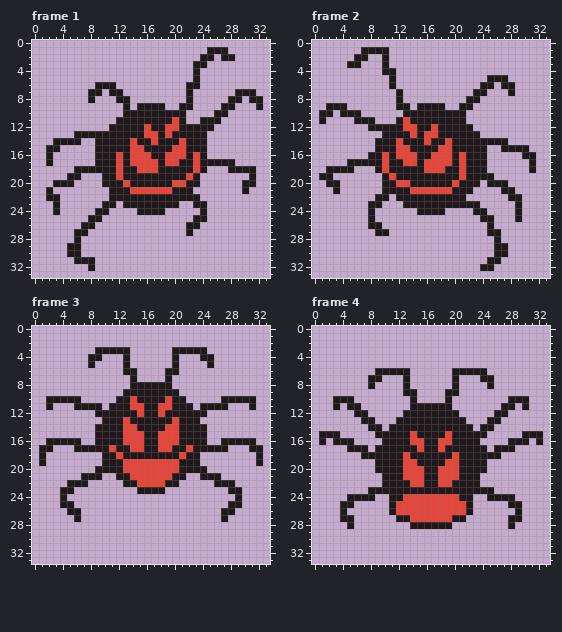
Edited in one commit: pixel-art file (ChampJam/Assets/Sprites/spider.aseprite). This is how it looked before the edit.
34x34 pixels, 10 frames. Shown: frame 1, frame 2, frame 3, frame 4. The commit also changed other frames, which this record leaves out.
The same view after the edit:
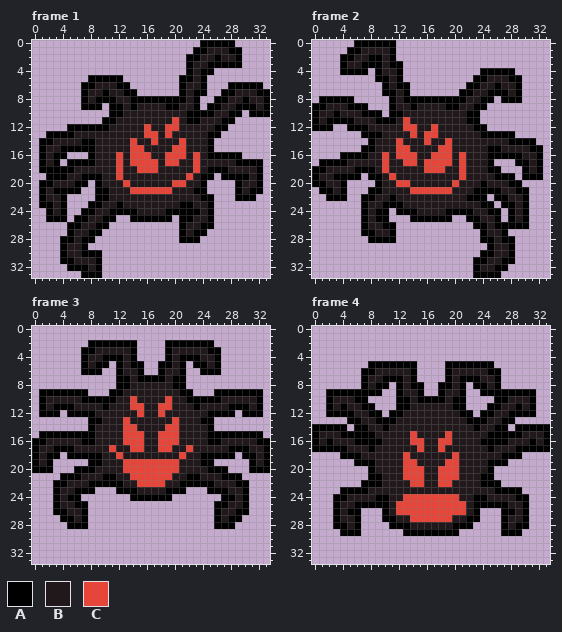
Palette (. is transparent): A #000000  B #21181b  C #e64539
The edit:
Frame 1, layer "Layer 1":
y 0: x 24..28 ..... -> AAAAA
y 1: x 23..24 .. -> AA; x 28..29 .. -> AA
y 2: x 22..23 .. -> AA; x 26 . -> A; x 29 . -> A
y 3: x 22 . -> A; x 25..29 ..... -> AAAAA
y 4: x 22 . -> A; x 24..25 .. -> AA
y 5: x 8..12 ..... -> AAAAA; x 21..22 .. -> AA; x 24 . -> A
y 6: x 7..8 .. -> AA; x 12..13 .. -> AA; x 21 . -> A; x 24 . -> A; x 28..32 ..... -> AAAAA
y 7: x 7 . -> A; x 10 . -> A; x 13..14 .. -> AA; x 21 . -> A; x 23..24 .. -> AA; x 27..28 .. -> AA; x 32..33 .. -> AA
y 8: x 7 . -> A; x 9..11 ... -> AAA; x 14..21 ........ -> AAAAAAAA; x 23 . -> A; x 26..27 .. -> AA; x 30 . -> A; x 33 . -> A
y 9: x 7..9 ... -> AAA; x 11..12 .. -> AA; x 14 . -> A; x 19..20 .. -> AA; x 23 . -> A; x 25..26 .. -> AA; x 29..31 ... -> AAA; x 33 . -> A
y 10: x 11..12 .. -> AA; x 22..25 .... -> AAAA; x 28..29 .. -> AA; x 31..33 ... -> AAA
y 11: x 10..11 .. -> AA; x 22..23 .. -> AA; x 27..28 .. -> AA
y 12: x 5..10 ...... -> AAAAAA; x 26..27 .. -> AA
y 13: x 2..5 .... -> AAAA; x 25..26 .. -> AA
y 14: x 1..2 .. -> AA; x 7..8 .. -> AA; x 25 . -> A
y 15: x 1 . -> A; x 4..8 ..... -> AAAAA; x 25 . -> A
y 16: x 1 . -> A; x 3..4 .. -> AA; x 8 . -> A; x 25..29 ..... -> AAAAA
y 17: x 1 . -> A; x 3 . -> A; x 5..8 .... -> AAAA; x 29..32 .... -> AAAA
y 18: x 1..5 ..... -> AAAAA; x 25..27 ... -> AAA; x 32 . -> A
y 19: x 2..4 ... -> AAA; x 7..9 ... -> AAA; x 24..25 .. -> AA; x 27..30 .... -> AAAA; x 32 . -> A
y 20: x 1..2 .. -> AA; x 6..7 .. -> AA; x 9 . -> A; x 24 . -> A; x 29 . -> A; x 32 . -> A
y 21: x 1 . -> A; x 3..6 .... -> AAAA; x 9..10 .. -> AA; x 23..24 .. -> AA; x 29 . -> A; x 31..32 .. -> AA
y 22: x 1 . -> A; x 4 . -> A; x 9..10 .. -> AA; x 24..25 .. -> AA; x 29..31 ... -> AAA
y 23: x 1..2 .. -> AA; x 4 . -> A; x 8..9 .. -> AA; x 12 . -> A; x 21..22 .. -> AA; x 25 . -> A
y 24: x 2 . -> A; x 4 . -> A; x 7..8 .. -> AA; x 11..14 .... -> AAAA; x 19..23 ..... -> AAAAA; x 25 . -> A
y 25: x 2..4 ... -> AAA; x 6..7 .. -> AA; x 10..11 .. -> AA; x 14..19 ...... -> AAAAAA; x 21..22 .. -> AA; x 25 . -> A
y 26: x 5..6 .. -> AA; x 9..10 .. -> AA; x 21 . -> A; x 24..25 .. -> AA
y 27: x 5 . -> A; x 8..9 .. -> AA; x 21 . -> A; x 23..24 .. -> AA
y 28: x 4..5 .. -> AA; x 7..8 .. -> AA; x 21..23 ... -> AAA
y 29: x 4 . -> A; x 7 . -> A
y 30: x 4 . -> A; x 7..9 ... -> AAA
y 31: x 4..5 .. -> AA; x 9 . -> A
y 32: x 5..7 ... -> AAA; x 9 . -> A
y 33: x 7..9 ... -> AAA
Frame 2, layer "Layer 1":
y 0: x 6..11 ...... -> AAAAAA
y 1: x 5..6 .. -> AA; x 11 . -> A
y 2: x 4..5 .. -> AA; x 8..9 .. -> AA; x 11 . -> A
y 3: x 4 . -> A; x 7..9 ... -> AAA; x 11..12 .. -> AA
y 4: x 4..7 .... -> AAAA; x 9 . -> A; x 12 . -> A; x 24..28 ..... -> AAAAA
y 5: x 9..10 .. -> AA; x 12 . -> A; x 23..24 .. -> AA; x 28..29 .. -> AA
y 6: x 10 . -> A; x 12..13 .. -> AA; x 22..23 .. -> AA; x 26 . -> A; x 29 . -> A
y 7: x 10..11 .. -> AA; x 13 . -> A; x 21..22 .. -> AA; x 25..27 ... -> AAA; x 29 . -> A
y 8: x 1..5 ..... -> AAAAA; x 11 . -> A; x 13..21 ......... -> AAAAAAAAA; x 24..25 .. -> AA; x 27..29 ... -> AAA
y 9: x 0..1 .. -> AA; x 5..7 ... -> AAA; x 11 . -> A; x 14 . -> A; x 19..20 .. -> AA; x 23..24 .. -> AA
y 10: x 0 . -> A; x 3 . -> A; x 7..9 ... -> AAA; x 11..12 .. -> AA; x 22..23 .. -> AA
y 11: x 0 . -> A; x 2..5 .... -> AAAA; x 9..11 ... -> AAA; x 22..23 .. -> AA
y 12: x 0..2 ... -> AAA; x 5..7 ... -> AAA; x 23..24 .. -> AA
y 13: x 7..9 ... -> AAA; x 24..28 ..... -> AAAAA
y 14: x 8 . -> A; x 28..31 .... -> AAAA
y 15: x 7..8 .. -> AA; x 25..26 .. -> AA; x 31..32 .. -> AA
y 16: x 4..7 .... -> AAAA; x 25..29 ..... -> AAAAA; x 32 . -> A
y 17: x 1..4 .... -> AAAA; x 25 . -> A; x 29..30 .. -> AA; x 32 . -> A
y 18: x 0..1 .. -> AA; x 6..8 ... -> AAA; x 25..26 .. -> AA; x 30 . -> A; x 32 . -> A
y 19: x 0 . -> A; x 3..6 .... -> AAAA; x 8..9 .. -> AA; x 26..28 ... -> AAA; x 30..32 ... -> AAA
y 20: x 0..1 .. -> AA; x 4 . -> A; x 9 . -> A; x 24 . -> A; x 28..29 .. -> AA
y 21: x 1..2 .. -> AA; x 4 . -> A; x 8..9 .. -> AA; x 23..26 .... -> AAAA; x 29..30 .. -> AA
y 22: x 2..4 ... -> AAA; x 7..8 .. -> AA; x 11 . -> A; x 22..24 ... -> AAA; x 26..27 .. -> AA; x 30 . -> A
y 23: x 7 . -> A; x 10..12 ... -> AAA; x 24..25 .. -> AA; x 27..28 .. -> AA; x 30 . -> A
y 24: x 7 . -> A; x 9..10 .. -> AA; x 12..14 ... -> AAA; x 19..22 .... -> AAAA; x 25..26 .. -> AA; x 28 . -> A; x 30 . -> A
y 25: x 7 . -> A; x 9..10 .. -> AA; x 14..19 ...... -> AAAAAA; x 22..23 .. -> AA; x 26 . -> A; x 28 . -> A; x 30 . -> A
y 26: x 7 . -> A; x 10..11 .. -> AA; x 23..24 .. -> AA; x 26..30 ..... -> AAAAA
y 27: x 7..8 .. -> AA; x 11 . -> A; x 24 . -> A; x 27 . -> A
y 28: x 8..11 .... -> AAAA; x 24..25 .. -> AA; x 27..28 .. -> AA
y 29: x 25 . -> A; x 28 . -> A
y 30: x 24..25 .. -> AA; x 28 . -> A
y 31: x 23..24 .. -> AA; x 27..28 .. -> AA
y 32: x 23 . -> A; x 26..27 .. -> AA
y 33: x 23..26 .... -> AAAA
Frame 3, layer "Layer 1":
y 2: x 8..14 ....... -> AAAAAAA; x 19..25 ....... -> AAAAAAA
y 3: x 7..8 .. -> AA; x 14 . -> A; x 19 . -> A; x 25..26 .. -> AA
y 4: x 7 . -> A; x 10..12 ... -> AAA; x 14 . -> A; x 19 . -> A; x 21..23 ... -> AAA; x 26 . -> A
y 5: x 7 . -> A; x 9..10 .. -> AA; x 12 . -> A; x 14..15 .. -> AA; x 18..19 .. -> AA; x 21 . -> A; x 23..24 .. -> AA; x 26 . -> A
y 6: x 7..9 ... -> AAA; x 12 . -> A; x 15 . -> A; x 18 . -> A; x 21 . -> A; x 24..26 ... -> AAA
y 7: x 12..13 .. -> AA; x 15..18 .... -> AAAA; x 20..21 .. -> AA
y 8: x 12..13 .. -> AA; x 20..21 .. -> AA
y 9: x 1..7 ....... -> AAAAAAA; x 11..12 .. -> AA; x 21..22 .. -> AA; x 26..32 ....... -> AAAAAAA
y 10: x 1 . -> A; x 7..11 ..... -> AAAAA; x 22..26 ..... -> AAAAA; x 32 . -> A
y 11: x 1 . -> A; x 3..5 ... -> AAA; x 10 . -> A; x 23 . -> A; x 28..30 ... -> AAA; x 32 . -> A
y 12: x 1..3 ... -> AAA; x 5..8 .... -> AAAA; x 25..28 .... -> AAAA; x 30..32 ... -> AAA
y 13: x 8..9 .. -> AA; x 24..25 .. -> AA
y 14: x 8 . -> A; x 25 . -> A
y 15: x 1..8 ........ -> AAAAAAAA; x 25..32 ........ -> AAAAAAAA
y 16: x 0..1 .. -> AA; x 7..8 .. -> AA; x 25..26 .. -> AA; x 32..33 .. -> AA
y 17: x 0 . -> A; x 3..5 ... -> AAA; x 28..30 ... -> AAA; x 33 . -> A
y 18: x 0 . -> A; x 2..3 .. -> AA; x 5..9 ..... -> AAAAA; x 24..28 ..... -> AAAAA; x 30..31 .. -> AA; x 33 . -> A
y 19: x 0 . -> A; x 2 . -> A; x 8..9 .. -> AA; x 24..25 .. -> AA; x 31 . -> A; x 33 . -> A
y 20: x 0..2 ... -> AAA; x 6..8 ... -> AAA; x 25..27 ... -> AAA; x 31..33 ... -> AAA
y 21: x 4..6 ... -> AAA; x 10..11 .. -> AA; x 22..23 .. -> AA; x 27..29 ... -> AAA
y 22: x 3..4 .. -> AA; x 8..12 ..... -> AAAAA; x 21..25 ..... -> AAAAA; x 29..30 .. -> AA
y 23: x 3 . -> A; x 6..8 ... -> AAA; x 12..14 ... -> AAA; x 19..21 ... -> AAA; x 25..27 ... -> AAA; x 30 . -> A
y 24: x 3 . -> A; x 5..6 .. -> AA; x 14..19 ...... -> AAAAAA; x 27..28 .. -> AA; x 30 . -> A
y 25: x 3 . -> A; x 6..7 .. -> AA; x 26..27 .. -> AA; x 30 . -> A
y 26: x 3..4 .. -> AA; x 7 . -> A; x 26 . -> A; x 29..30 .. -> AA
y 27: x 4..5 .. -> AA; x 7 . -> A; x 26 . -> A; x 28..29 .. -> AA
y 28: x 5..7 ... -> AAA; x 26..28 ... -> AAA
Frame 4, layer "Layer 1":
y 5: x 8..14 ....... -> AAAAAAA; x 19..25 ....... -> AAAAAAA
y 6: x 7..8 .. -> AA; x 14 . -> A; x 19 . -> A; x 25..26 .. -> AA
y 7: x 7 . -> A; x 10..12 ... -> AAA; x 14 . -> A; x 19 . -> A; x 21..23 ... -> AAA; x 26 . -> A
y 8: x 7 . -> A; x 9..10 .. -> AA; x 12 . -> A; x 14..15 .. -> AA; x 18..19 .. -> AA; x 21 . -> A; x 23..24 .. -> AA; x 26 . -> A
y 9: x 2..9 ........ -> AAAAAAAA; x 12 . -> A; x 15 . -> A; x 18 . -> A; x 21 . -> A; x 24..31 ........ -> AAAAAAAA
y 10: x 2 . -> A; x 6..7 .. -> AA; x 12..13 .. -> AA; x 15..18 .... -> AAAA; x 20..21 .. -> AA; x 26..27 .. -> AA; x 31 . -> A
y 11: x 2 . -> A; x 4 . -> A; x 7..8 .. -> AA; x 12..13 .. -> AA; x 20..21 .. -> AA; x 25..26 .. -> AA; x 29 . -> A; x 31 . -> A
y 12: x 2..5 .... -> AAAA; x 8..9 .. -> AA; x 11..12 .. -> AA; x 21..22 .. -> AA; x 24..25 .. -> AA; x 28..31 .... -> AAAA
y 13: x 5..6 .. -> AA; x 9..11 ... -> AAA; x 22..24 ... -> AAA; x 27..28 .. -> AA
y 14: x 0..4 ..... -> AAAAA; x 6..7 .. -> AA; x 10 . -> A; x 23 . -> A; x 26..27 .. -> AA; x 29..33 ..... -> AAAAA
y 15: x 0 . -> A; x 4..8 ..... -> AAAAA; x 25..29 ..... -> AAAAA; x 33 . -> A
y 16: x 0 . -> A; x 2 . -> A; x 6..9 .... -> AAAA; x 24..27 .... -> AAAA; x 31 . -> A; x 33 . -> A
y 17: x 0..4 ..... -> AAAAA; x 8 . -> A; x 25 . -> A; x 29..33 ..... -> AAAAA
y 18: x 4..6 ... -> AAA; x 27..29 ... -> AAA
y 19: x 6..8 ... -> AAA; x 25..27 ... -> AAA
y 20: x 8 . -> A; x 25 . -> A
y 21: x 8..9 .. -> AA; x 24..25 .. -> AA
y 22: x 7..9 ... -> AAA; x 24..26 ... -> AAA
y 23: x 4..7 .... -> AAAA; x 26..29 .... -> AAAA
y 24: x 3..4 .. -> AA; x 9..10 .. -> AA; x 23..24 .. -> AA; x 29..30 .. -> AA
y 25: x 3 . -> A; x 6..10 ..... -> AAAAA; x 23..27 ..... -> AAAAA; x 30 . -> A
y 26: x 3 . -> A; x 5..6 .. -> AA; x 10 . -> A; x 23 . -> A; x 27..28 .. -> AA; x 30 . -> A
y 27: x 3 . -> A; x 6 . -> A; x 10..11 .. -> AA; x 22..23 .. -> AA; x 27 . -> A; x 30 . -> A
y 28: x 3..4 .. -> AA; x 6 . -> A; x 11..13 ... -> AAA; x 20..22 ... -> AAA; x 27 . -> A; x 29..30 .. -> AA
y 29: x 4..6 ... -> AAA; x 13..20 ........ -> AAAAAAAA; x 27..29 ... -> AAA
